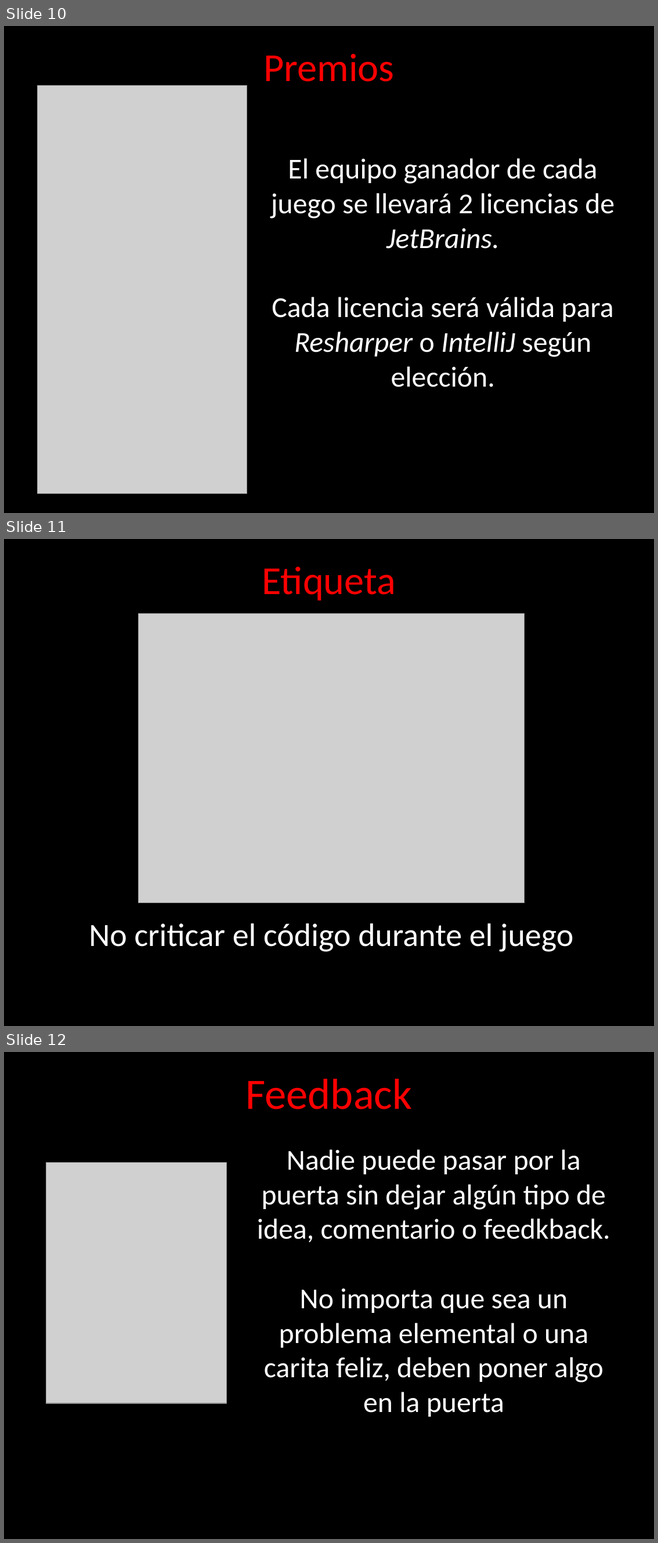
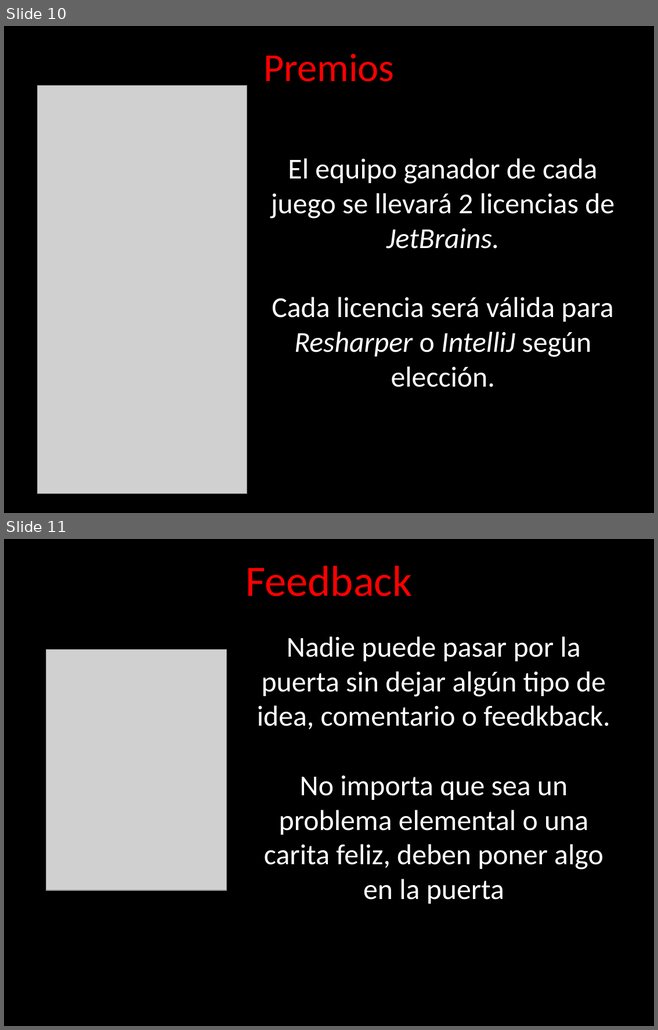
Before and after one commit to angelnunezsalazar/Refactoring-Golf, a slide deck: ppt/Diapositivas.pptx. Shown one above the other, each under a label of ours: slides 10, 11 and 12 before the commit, slides 10 and 11 after it. The pictures are 658x1543 and 658x1030 pixels, drawn with LibreOffice and Linux fonts; fonts in the diff are those of the drawing; grey boxes stand for pictures; background and template pictures are left out. Boxes give left, top, right and bottom in pixels: in the first picture for what was removed or moved away, otherwise in the second. Text is boxed around its words. In the diff, an @@ line names an element or a change of style, - is before the commit and + after.

Commit message:
Eliminación diapositiva Etiqueta

```diff
--- a/ppt/Diapositivas.pptx
+++ b/ppt/Diapositivas.pptx
@@ slide 11 removed at (x1=4, y1=539, x2=654, y2=1026), background picture (left out) @@
@@ title removed at (x1=262, y1=566, x2=396, y2=600) @@
-Etiqueta
@@ picture removed at (x1=139, y1=614, x2=524, y2=903) @@
@@ text removed at (x1=89, y1=924, x2=573, y2=952) @@
-No criticar el código durante el juego
@@ what was slide 12 is now slide 11 @@
```
